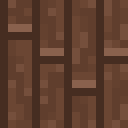
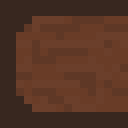
Layer changes from the first 128x128 image to the second:
added layer "Calque 2" above "Calque 1" over [0, 0, 128, 128]
added layer "Calque 1" above "Balance des couleurs 1" over [16, 0, 128, 128]
